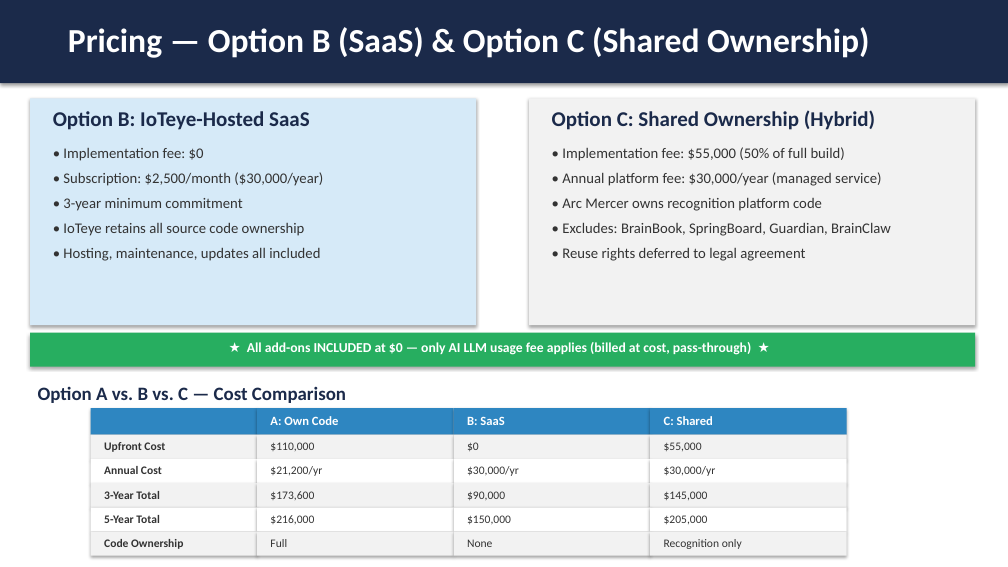
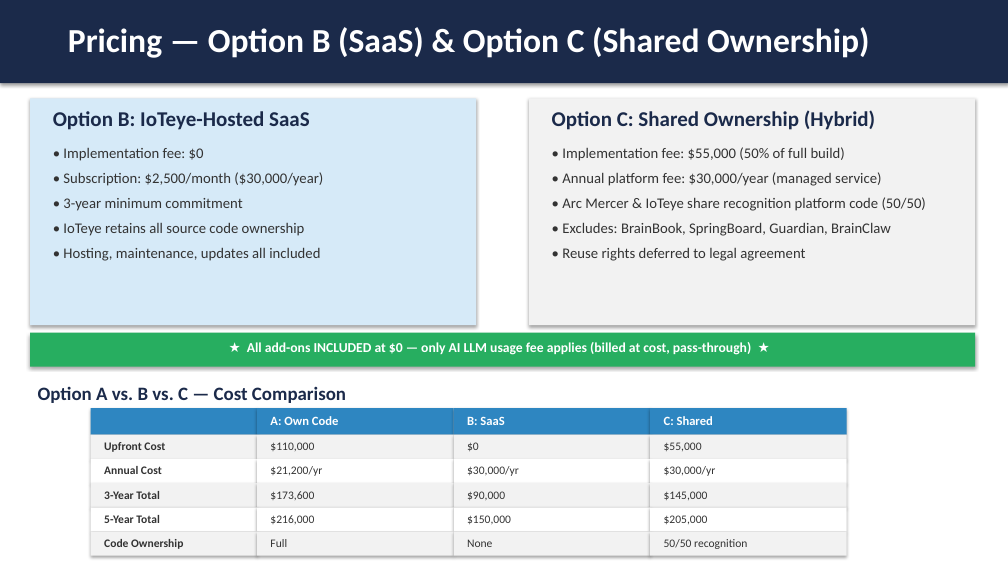
Before and after one commit to mingjyesheng-ioteye/sb_rewards, a slide deck: slide 16 of RFP/IoTeye - Arc Mercer Pitch.pptx. Drawn at 1008x567 pixels with LibreOffice and Linux fonts; fonts in the diff are those of the drawing. Boxes give left, top, right and bottom in pixels: in the first picture for what was removed or moved away, otherwise in the second. Text is boxed around its words. In the diff, an @@ line names an element or a change of style, - is before the commit and + after.

Commit message:
Update Option C to 50/50 shared ownership of recognition platform code (DB & infra remain Arc Mercer sole ownership)

```diff
--- a/RFP/IoTeye - Arc Mercer Pitch.pptx
+++ b/RFP/IoTeye - Arc Mercer Pitch.pptx
@@ text at (x1=562, y1=197, x2=926, y2=211): text changed @@
-• Arc Mercer owns recognition platform code
+• Arc Mercer & IoTeye share recognition platform code (50/50)
@@ text at (x1=664, y1=539, x2=747, y2=549): text changed @@
-Recognition only
+50/50 recognition
```
Also in this commit, not shown: 2 other files.
